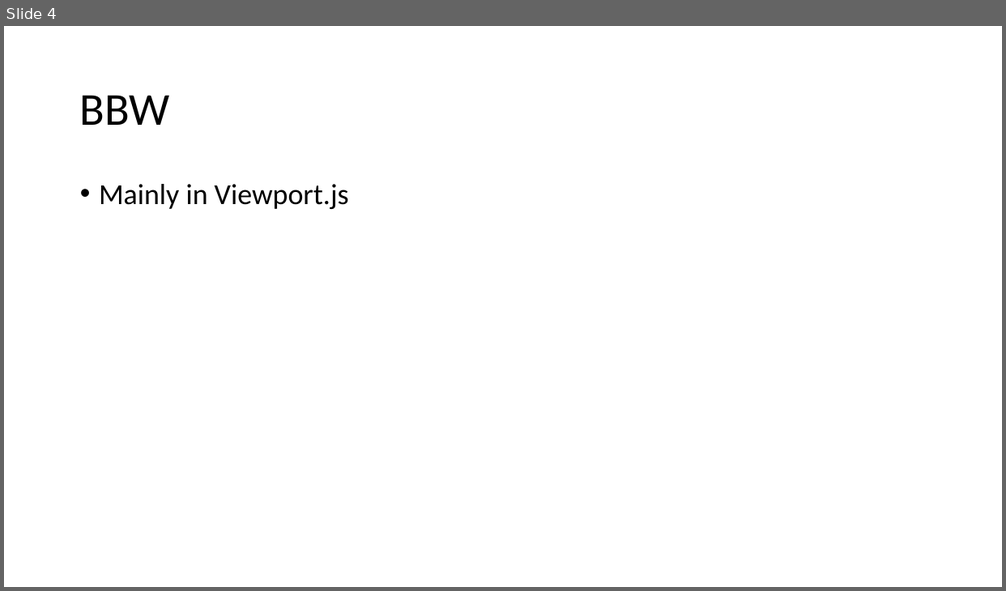
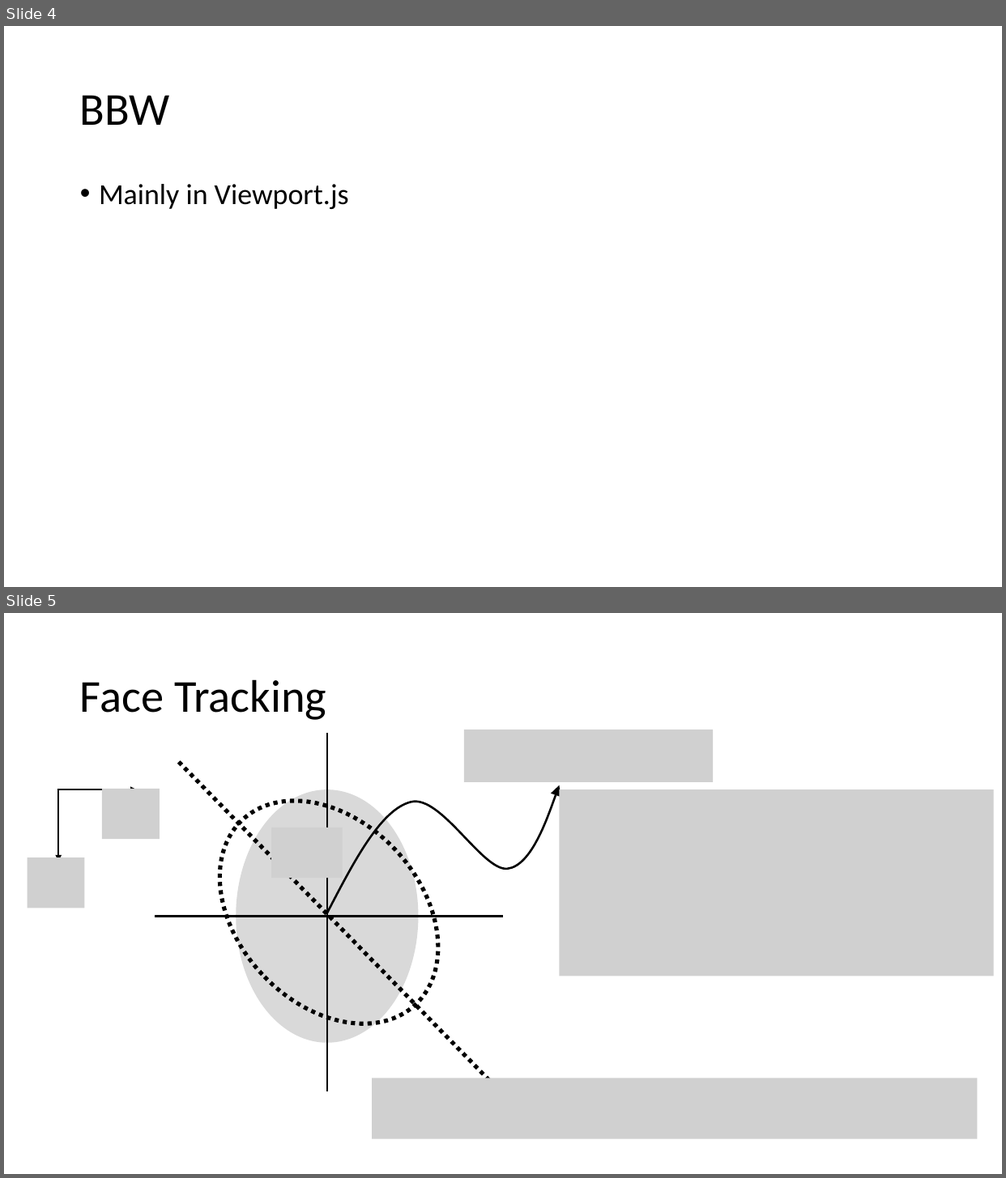
Before and after one commit to zhaozj89/Live-Emoji, a slide deck: doc/diagram.pptx. Shown one above the other, each under a label of ours: slide 4 before the commit, slides 4 and 5 after it. The pictures are 1006x591 and 1006x1178 pixels, drawn with LibreOffice and Linux fonts; fonts in the diff are those of the drawing; grey boxes stand for pictures. Boxes give left, top, right and bottom in pixels: in the first picture for what was removed or moved away, otherwise in the second. Text is boxed around its words. In the diff, an @@ line names an element or a change of style, - is before the commit and + after.

Commit message:
Buggy particle filter tracking, stay tuned

```diff
--- a/doc/diagram.pptx
+++ b/doc/diagram.pptx
@@ slide 5 added at <box>4,613,1002,1174</box>, background #FFFFFF @@
@@ title added at <box>80,679,326,720</box>, 44 pt, text #000000 @@
+Face Tracking
@@ line added from (327, 733) to (327, 1093), #000000 2 pt @@
@@ picture added at <box>464,730,714,782</box> @@
@@ ellipse added at <box>176,758,482,1067</box>, outline #000000 4 pt dashed @@
@@ line added from (179, 762) to (501, 1093), #000000 4 pt dashed @@
@@ arrow added from (57, 790) to (137, 790), #000000 2 pt @@
@@ arrow added from (58, 790) to (58, 862), #000000 2 pt @@
@@ picture added at <box>102,789,160,839</box> @@
@@ ellipse added at <box>236,790,419,1043</box>, fill #D9D9D9 @@
@@ freeform shape added at <box>327,786,560,914</box>, outline #000000 2 pt @@
@@ picture added at <box>560,790,994,976</box> @@
@@ picture added at <box>271,828,343,878</box> @@
@@ picture added at <box>27,858,85,908</box> @@
@@ line added from (155, 916) to (503, 916), #000000 2 pt @@
@@ picture added at <box>372,1079,978,1140</box> @@
```
Also in this commit, not shown: 5 other files.
